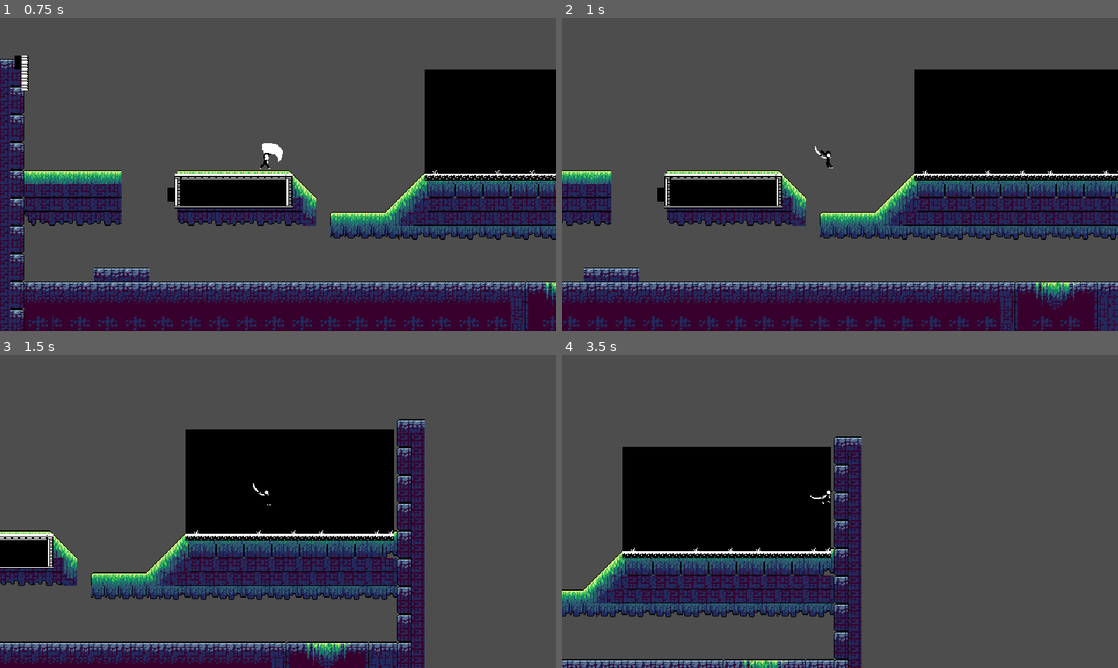
Above: before the commit, frames 1-4 (two rows, left to right).
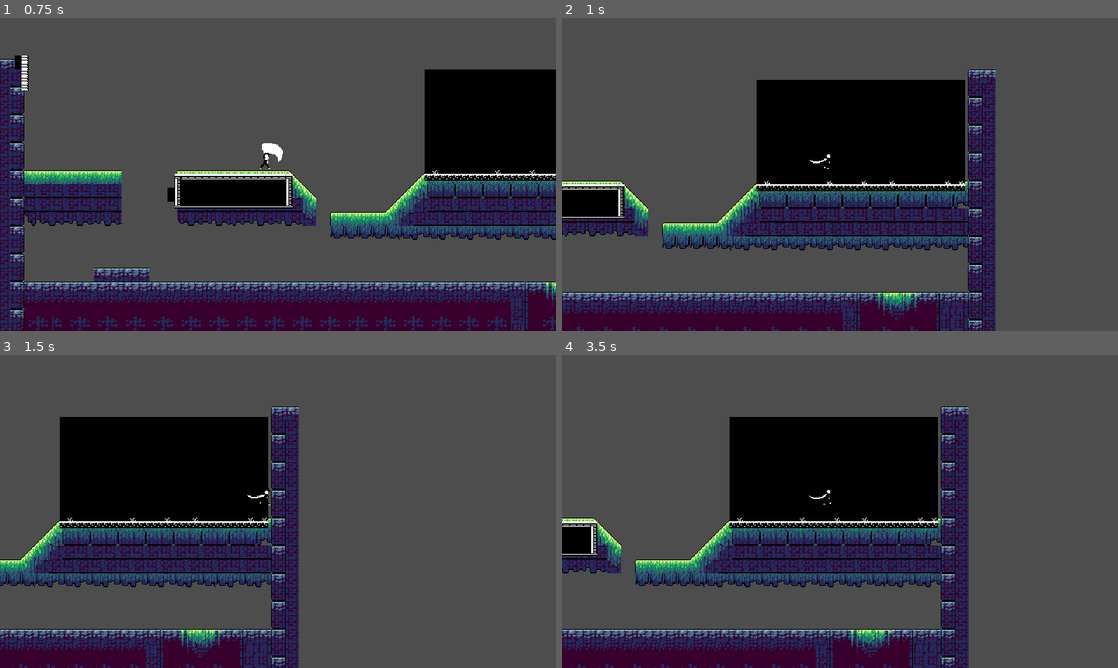
Above: after the commit, the same moments.

Repository: MaybeAnAdult/PioInteractiveGame1
Game: Godot game, scene res://node_2d.tscn
Same seed, same stepped clock (60 frames per second), same inputs: the game is played once before the commit and once after it.
Inputs:
- Up to frame 1 (0.75 s): tap Enter at 0.5 s; hold Right (move_right) from 0.53 s (still down); tap A (attack) at 0.6 s
- Up to frame 2 (1 s): keep holding Right (move_right); tap Space (jump) at 0.77 s; tap D (dash) at 0.8 s
- Up to frame 3 (1.5 s): keep holding Right (move_right); tap Space (jump) at 1.07 s; tap D (dash) at 1.35 s
- Up to frame 4 (3.5 s): tap Space (jump) at 1.52, 1.55, 1.82, 2.1, 3.02, 3.32 s; release Right (move_right) at 2.03 s; hold Left (move_left) 2.03-2.78 s; tap A (attack) at 2.3, 2.85 s; hold Right (move_right) from 2.78 s (still down); tap D (dash) at 3.05 s

Frame 1 is identical in both runs. In frame 2, 49% of the frame differs, in the area x 0-100%, y 16-100%; in frame 3, 41%; in frame 4, 42%.

Commit message:
Working on Dash

Diff:
--- a/pio-interactive-game-1-placeholder/Scripts/dash.gd
+++ b/pio-interactive-game-1-placeholder/Scripts/dash.gd
@@ -1,39 +1,60 @@
 class_name DashComponent
 extends Node
 
-@export var dash_distance: float = 700
-@export var max_dashes: int = 1
-@export var dash_cooldown: float = 0.5  # Seconds before you can dash again
-@export var dash_time: float = 0.01
+@export_subgroup("Dash Settings")
+@export var dash_speed_horizontal: float = 1400.0   # Strong horizontal traversal
+@export var dash_speed_vertical: float = 400.0      # Nerfed vertical (prevents moon jumps)
+@export var max_dashes: int = 1                     # Air dashes before ground reset
+@export var dash_duration: float = 0.15             # Burst "lock" time (ignores other inputs)
+@export var dash_cooldown: float = 0.6              # Recharge time
+@export var disable_gravity_during_dash: bool = true # Toggle for gravity shutdown (checked by gravity.gd)
 
 var dashes_available: int = 1
 var cooldown_timer: float = 0.0
-var last_dash_was_grounded: bool = false
-var tween
-var last_horizontal_dir
-
-@onready var gravity = $"../gravity"
-@onready var player = $"../playercomponent"
+var dash_duration_timer: float = 0.0
+var is_dashing: bool = false                        # Public: movement/gravity/animate check this!
 
 func handle_dash(body: CharacterBody2D, want_to_dash: bool, direction: Vector2, sprite: AnimatedSprite2D, delta: float) -> void:
-	print("Direction:",direction)
-	print("Dash Cooldown:",cooldown_timer,"/",dash_cooldown)
-	cooldown_timer += 1*delta
+	# Countdown cooldown
+	if cooldown_timer > 0:
+		cooldown_timer -= delta
 
-	if want_to_dash && cooldown_timer >= dash_cooldown:
-		gravity.is_falling = false
-		cooldown_timer = 0
-		if tween:
-			tween.kill()
-		print("DASHING")
-		body.velocity.x = 0
-		body.velocity.y = 0
-		var tween = create_tween()
-		tween.tween_property(body, "velocity:x", (dash_distance * direction[0]), dash_time).set_trans(Tween.TRANS_EXPO).set_ease(Tween.EASE_OUT_IN)
-		tween.tween_property(body, "velocity:y", (dash_distance * direction[1]), dash_time).set_trans(Tween.TRANS_EXPO).set_ease(Tween.EASE_OUT_IN)
-	#if cooldown_timer >= dash_time:
-	#	gravity.is_freefall = true
+	# Manage ongoing dash
+	if is_dashing:
+		dash_duration_timer -= delta
+		if dash_duration_timer <= 0:
+			is_dashing = false
+			# Optional polish: dampen residual upward momentum
+			# if body.velocity.y < 0:
+			#     body.velocity.y *= 0.5
+		return  # Ignore inputs during dash
+
+	# Start new dash
+	if want_to_dash and cooldown_timer <= 0 and dashes_available > 0:
+		var dash_dir = direction
+		if dash_dir == Vector2.ZERO:
+			# Default to facing direction
+			dash_dir = Vector2.RIGHT if not sprite.flip_h else Vector2.LEFT
+		else:
+			dash_dir = dash_dir.normalized()
+
+		# Scale speed: horizontal strong, vertical controlled
+		var effective_speed = dash_speed_horizontal
+		if abs(dash_dir.y) > abs(dash_dir.x):  # Pure/mostly vertical
+			effective_speed = dash_speed_vertical
+
+		# Apply clean velocity burst
+		body.velocity = dash_dir * effective_speed
+
+		# Lock in
+		is_dashing = true
+		dash_duration_timer = dash_duration
+		cooldown_timer = dash_cooldown
+		dashes_available -= 1
 
 func reset_dashes() -> void:
 	dashes_available = max_dashes
-	last_dash_was_grounded = false  # Reset when landing
+
+# Public getter (use if you prefer over direct is_dashing access)
+func is_currently_dashing() -> bool:
+	return is_dashing
--- a/pio-interactive-game-1-placeholder/Scripts/gravity.gd
+++ b/pio-interactive-game-1-placeholder/Scripts/gravity.gd
@@ -4,11 +4,12 @@
 
 @export_subgroup("Settings")
 @export var gravity: float = 900.0
+@export var dash_component: DashComponent
 
 var is_falling: bool = false
 
 func handle_gravity(body: CharacterBody2D, delta: float) -> void:
-	if not body.is_on_floor():
-		# Need to multiply by delta when adding to velocity
-		body.velocity.y += gravity * delta
-	is_falling = body.velocity.y > 0 and not body.is_on_floor()
+	var dash = get_parent().get_node("dash") as DashComponent
+	if dash and dash.is_dashing and dash.disable_gravity_during_dash:
+		is_falling = false
+		return  # Gravity OFF during dash
--- a/pio-interactive-game-1-placeholder/Scripts/movement.gd
+++ b/pio-interactive-game-1-placeholder/Scripts/movement.gd
@@ -7,6 +7,8 @@
 @export var friction := 0.9  # Changed: higher = less friction (0.9 means keep 90% of speed)
 
 func handle_horizontal_movement(body: CharacterBody2D, direction: float) -> void:
+	if get_parent().get_node("dash").is_dashing:
+		return  # No air control during dash
 # Apply friction when no input OR changing direction
 	if direction == 0 or sign(direction) != sign(body.velocity.x):
 		body.velocity.x *= friction
--- a/pio-interactive-game-1-placeholder/Scripts/playercomponent.gd
+++ b/pio-interactive-game-1-placeholder/Scripts/playercomponent.gd
@@ -20,6 +20,9 @@
 	var dash_direction = Vector2(input_component.get_horizontal(), input_component.get_vertical())
 	dash_component.handle_dash(self, want_dash, dash_direction, $AnimatedSprite2D, delta)
 
+	if dash_component.is_dashing:
+		$AnimatedSprite2D.play("dash")
+
 # Reset dashes when on ground
 	if is_on_floor():
 		dash_component.reset_dashes()
--- a/pio-interactive-game-1-placeholder/playercomponent.tscn
+++ b/pio-interactive-game-1-placeholder/playercomponent.tscn
@@ -515,7 +515,7 @@
 
 [node name="AnimatedSprite2D" type="AnimatedSprite2D" parent="Player" unique_id=1911977380]
 sprite_frames = SubResource("SpriteFrames_wi0c6")
-animation = &"attack3"
+animation = &"dash"
 
 [node name="AnimationPlayer" type="AnimationPlayer" parent="Player/AnimatedSprite2D" unique_id=1997337101]
 root_node = NodePath("../../..")
